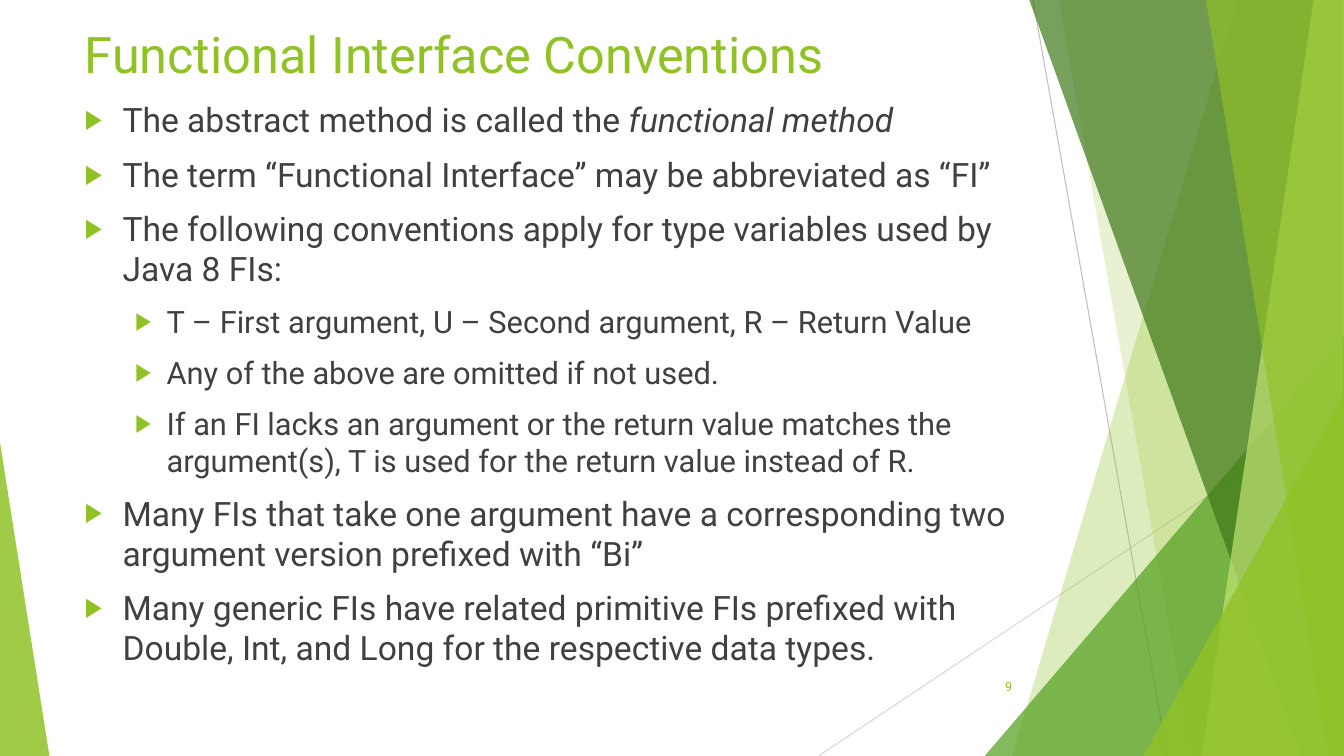
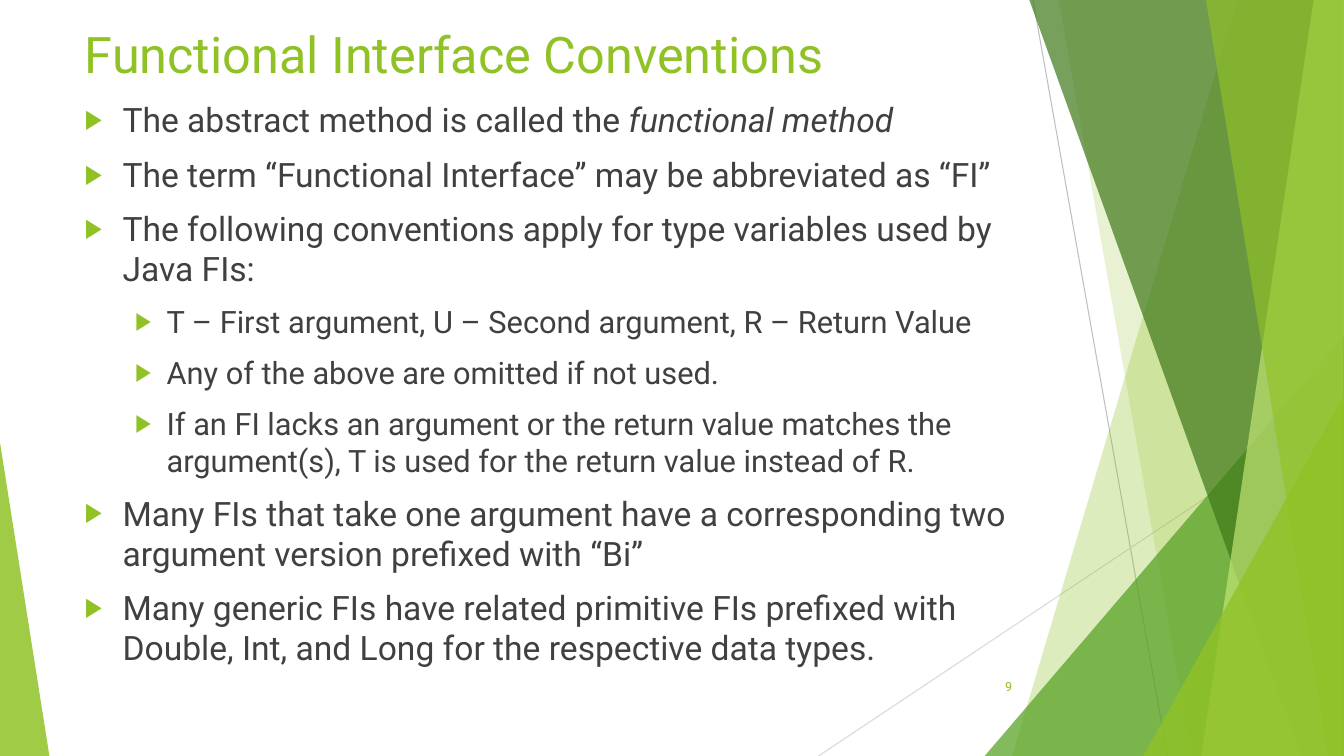
Before and after one commit to RichardRoda/2017-CodePaLOUsa-Lambda, a slide deck: slide 9 of Learning to Love the Lambda in the Stream.pptx. Drawn at 1344x756 pixels with LibreOffice and Linux fonts; fonts in the diff are those of the drawing. Boxes give left, top, right and bottom in pixels: in the first picture for what was removed or moved away, otherwise in the second. Text is boxed around its words. In the diff, an @@ line names an element or a change of style, - is before the commit and + after.

Commit message:
Remove "Java 8" and replace with "Java".  Java 8 is eight years old.  It makes little sense to call it out as a separate version when the majority of developers are using at least Java 8 if not newer now.

```diff
--- a/Learning to Love the Lambda in the Stream.pptx
+++ b/Learning to Love the Lambda in the Stream.pptx
@@ text at [123, 215, 992, 282]: text changed @@
-▶ The following conventions apply for type variables used by Java 8 FIs:
+▶ The following conventions apply for type variables used by Java FIs:
```
Also in this commit, not shown: 3 other slides changed, 1 other file.
